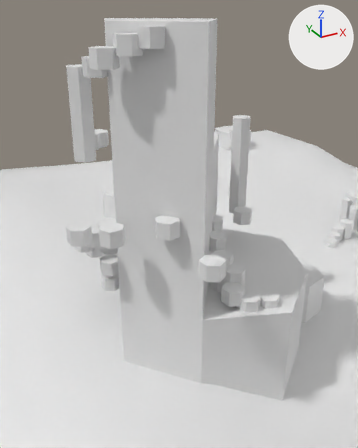
The Blender file Blender/B_PlaytestBlockoutBV1.blend as it was, and as the next commit left it.
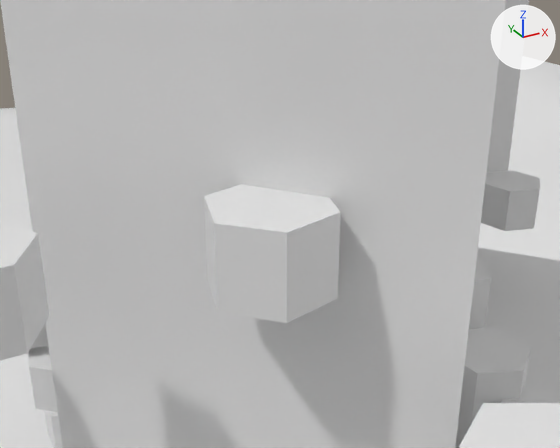
There are two pictures of each version: one from a camera (50 mm lens) standing at (-245.6, -350.9, 170.8) and looking at (-157.4, -190.5, 90.5), one close up from a camera (50 mm lens) standing at (-186.5, -235.1, 114.3) and looking at (-160.8, -188.4, 90.9). Every picture has the same lights, and +X, +Y and +Z are marked at upper right. The older version's two pictures come first.
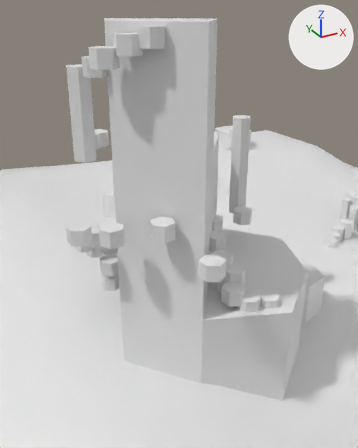
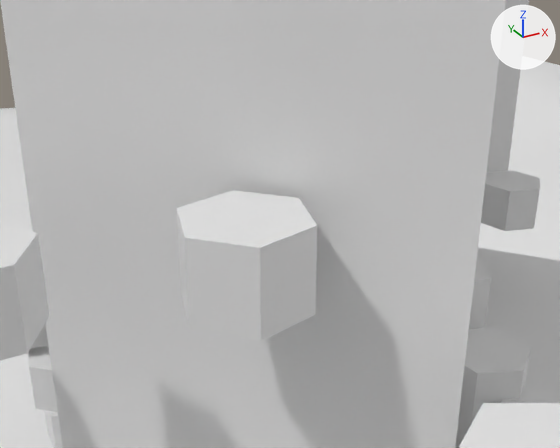
What differs and where, as boxes [x1, y1, x2, y2] in the close-ups (560 x 448 px):
'Cylinder.027', moved: before [204, 184, 341, 323]; after [177, 190, 317, 341]

What the commit changed:
Object 'Cylinder.027' (ob_cylinder_027) moves from (-161.29, -187.78, 85.3) to (-164.03, -189.03, 85.3).
